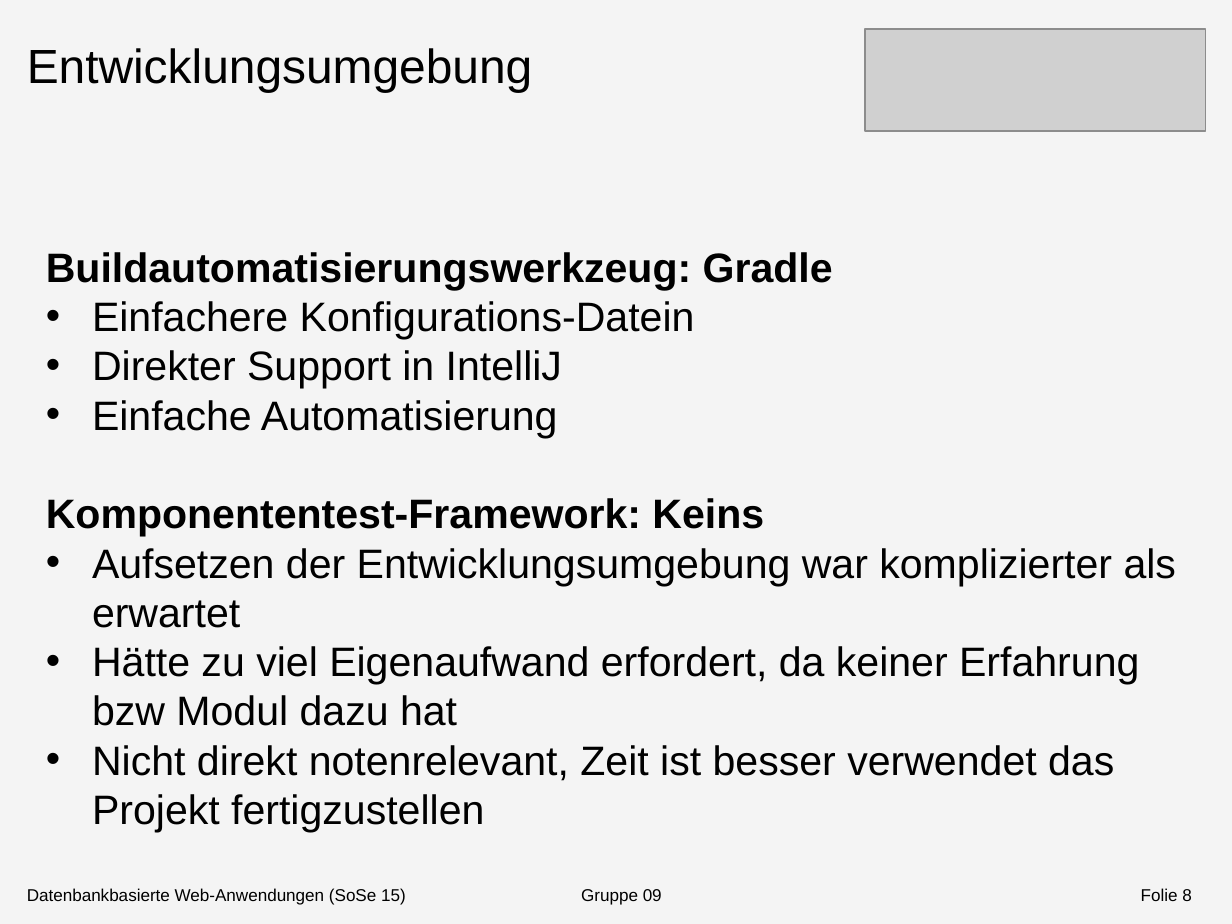
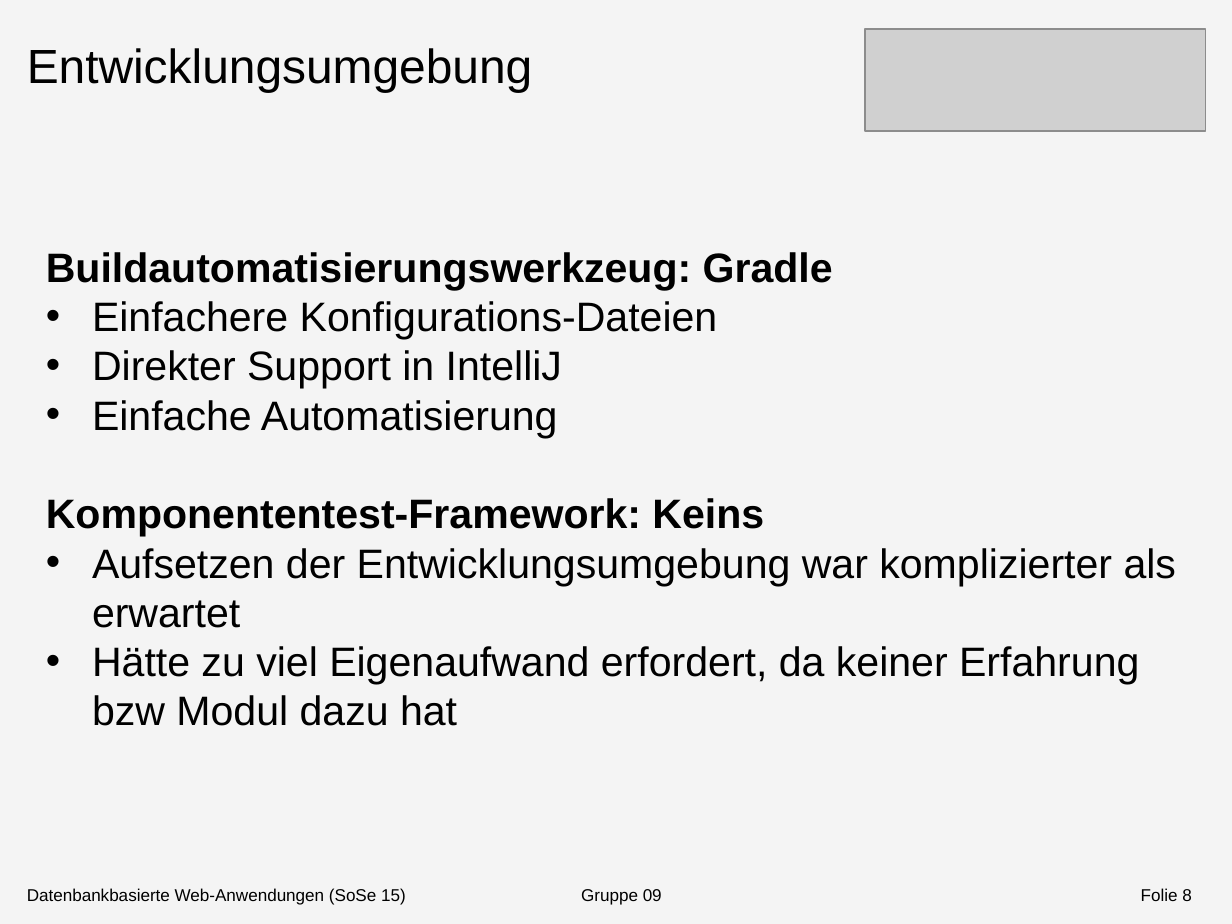
Before and after one commit to Shardic/DatenbankenMI2015, a slide deck: slide 8 of Doku/Dokumentation/Präsentation/Präsentation1.pptx. Drawn at 1232x924 pixels with LibreOffice and Linux fonts; fonts in the diff are those of the drawing; grey boxes stand for pictures. Boxes give left, top, right and bottom in pixels: in the first picture for what was removed or moved away, otherwise in the second. Text is boxed around its words. In the diff, an @@ line names an element or a change of style, - is before the commit and + after.

Commit message:
Präzis (ein Rechtschreibfehler behoben)

```diff
--- a/Doku/Dokumentation/Präsentation/Präsentation1.pptx
+++ b/Doku/Dokumentation/Präsentation/Präsentation1.pptx
@@ text at (x1=92, y1=301, x2=718, y2=339): text changed @@
-• Einfachere Konfigurations-Datein
+• Einfachere Konfigurations-Dateien
@@ text at (x1=92, y1=745, x2=1114, y2=832): paragraph removed @@
-• Nicht direkt notenrelevant, Zeit ist besser verwendet das Projekt fertigzustellen
```
